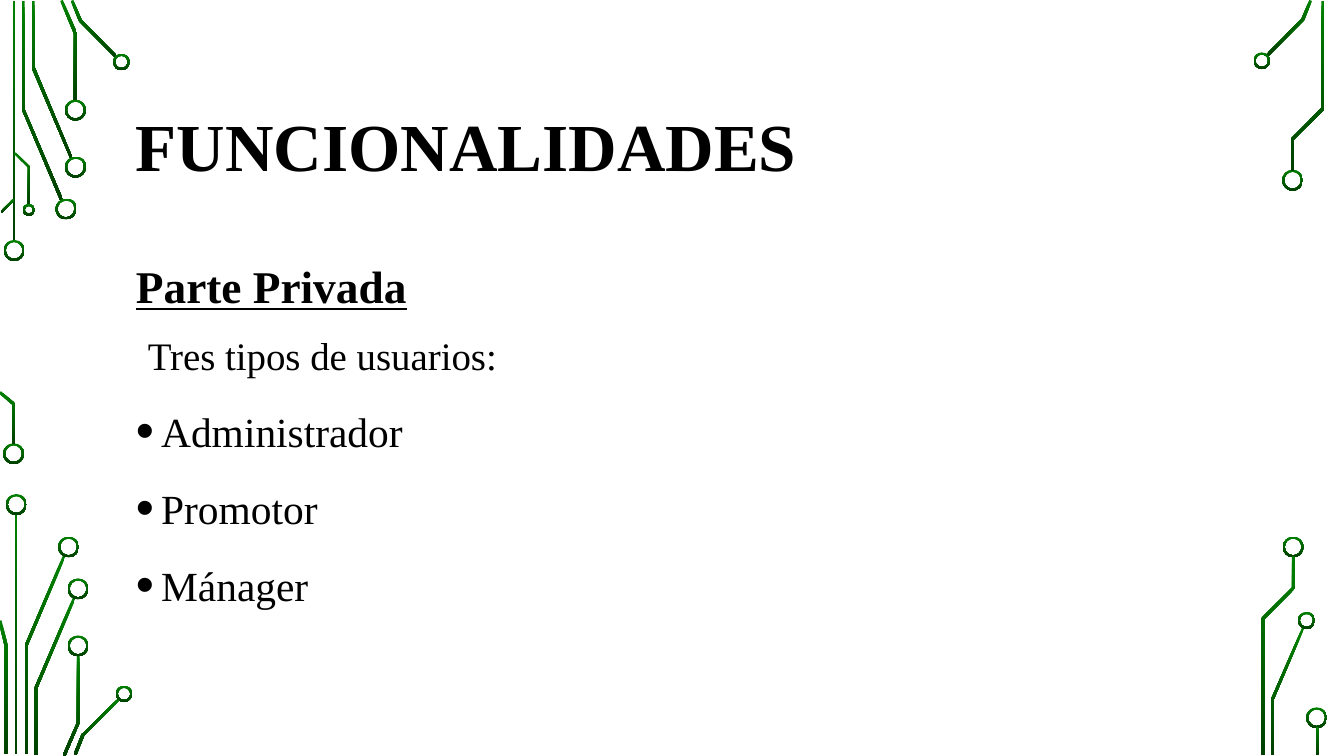
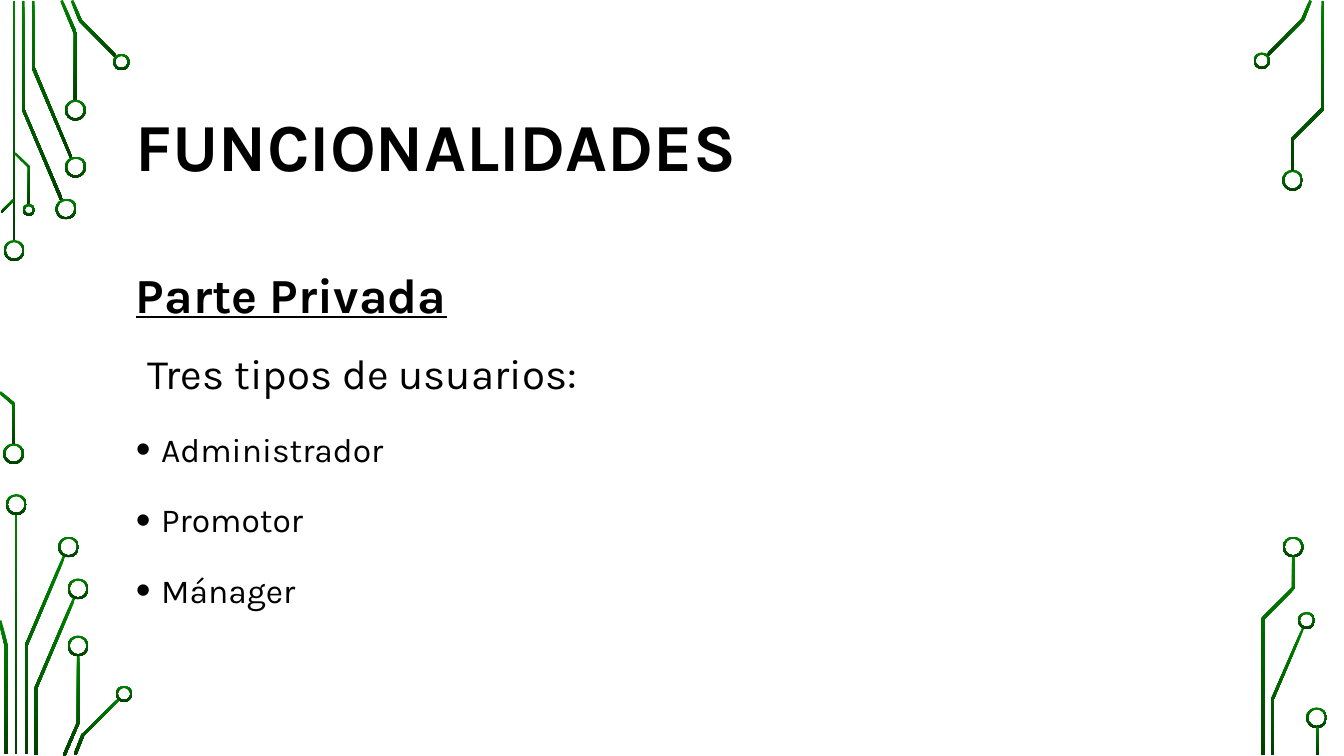
Before and after one commit to pavel-kalmykov-razgovorov/awiten-fests, a slide deck: slide 4 of doc/Presentación AWITEN FESTS.pptx. Drawn at 1344x756 pixels with LibreOffice and Linux fonts; fonts in the diff are those of the drawing; background and template pictures are left out. Boxes give left, top, right and bottom in pixels: in the first picture for what was removed or moved away, otherwise in the second. Text is boxed around its words. In the diff, an @@ line names an element or a change of style, - is before the commit and + after.

```diff
--- a/doc/Presentación AWITEN FESTS.pptx
+++ b/doc/Presentación AWITEN FESTS.pptx
@@ title "FUNCIONALIDADES" at bbox=[136, 126, 736, 172]: font Times New Roman to Karla @@
@@ text "Parte Privada" at bbox=[136, 278, 577, 612]: size 32.4 to 35 pt in "Parte Privada"; font Times New Roman to Karla; size 27.8 to 30 pt in "Tres tipos de usuarios:"; size 29.6 to 24 pt in "Administrador", "Promotor", "Mánager"; line spacing 1.1 to 1.2 @@
```
Also in this commit, not shown: 7 other slides changed, 1 slide added, 1 slide removed.
